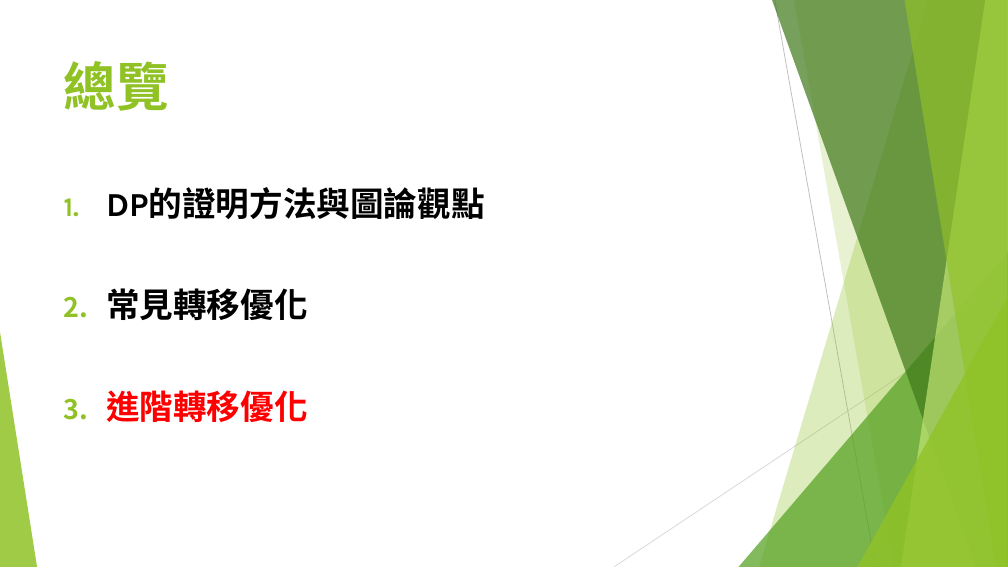
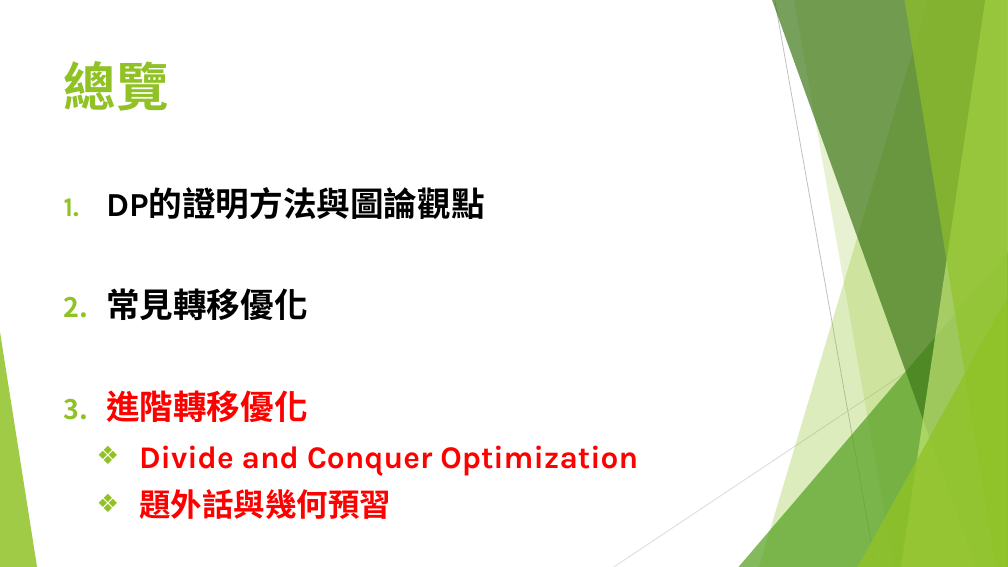
Before and after one commit to S920105123/DP2, a slide deck: slide 96 of presentation/進階動態規劃.pptx (slide 53 before the commit). Drawn at 1008x567 pixels with LibreOffice and Linux fonts; fonts in the diff are those of the drawing. Boxes give left, top, right and bottom in pixels: in the first picture for what was removed or moved away, otherwise in the second. Text is boxed around its words. In the diff, an @@ line names an element or a change of style, - is before the commit and + after.

```diff
--- a/presentation/進階動態規劃.pptx
+++ b/presentation/進階動態規劃.pptx
@@ text at [139, 445, 638, 519]: paragraphs added @@
+  ❖ Divide and Conquer Optimization
+  ❖ 題外話與幾何預習
```
Also in this commit, not shown: 12 other slides changed, 43 slides added.
